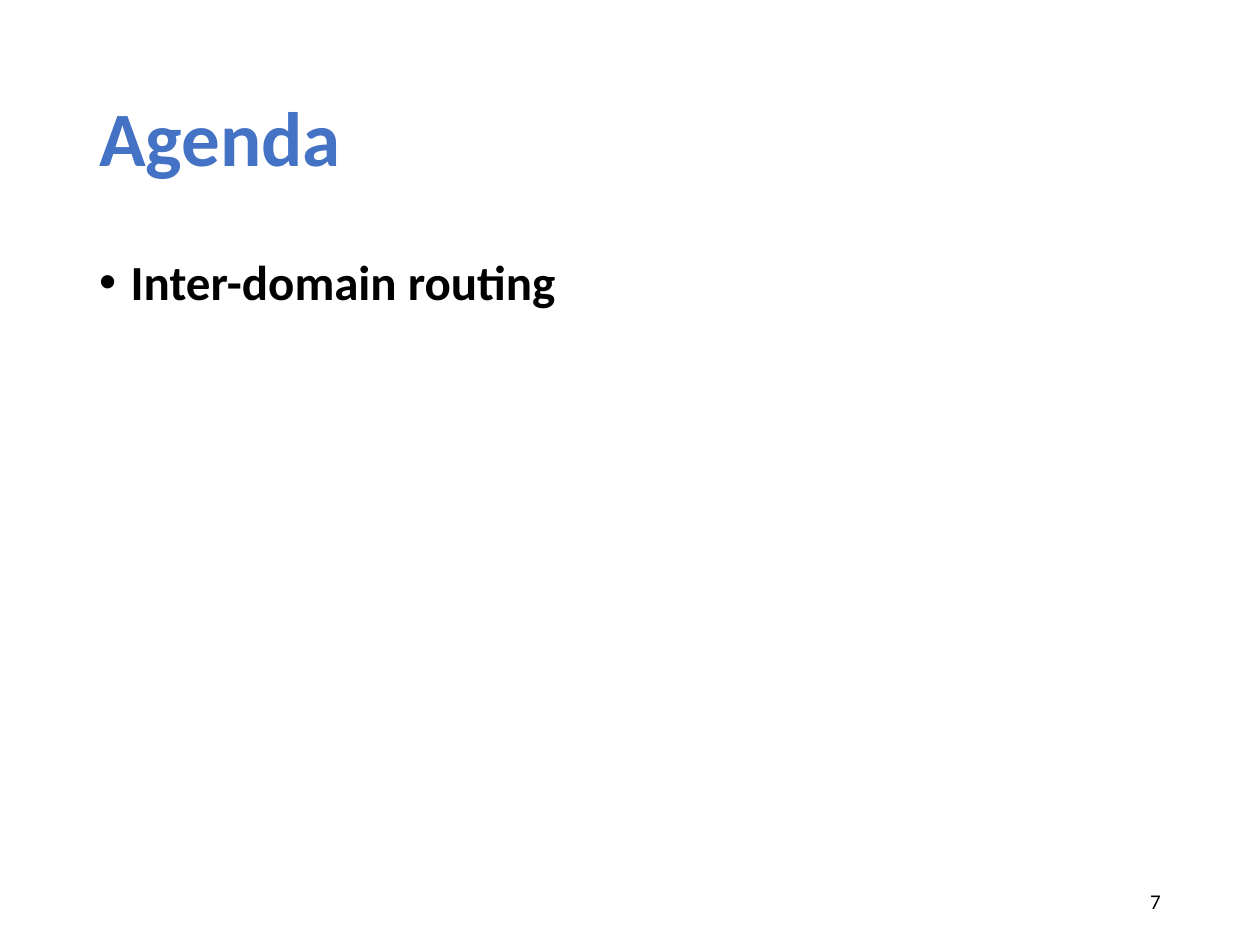
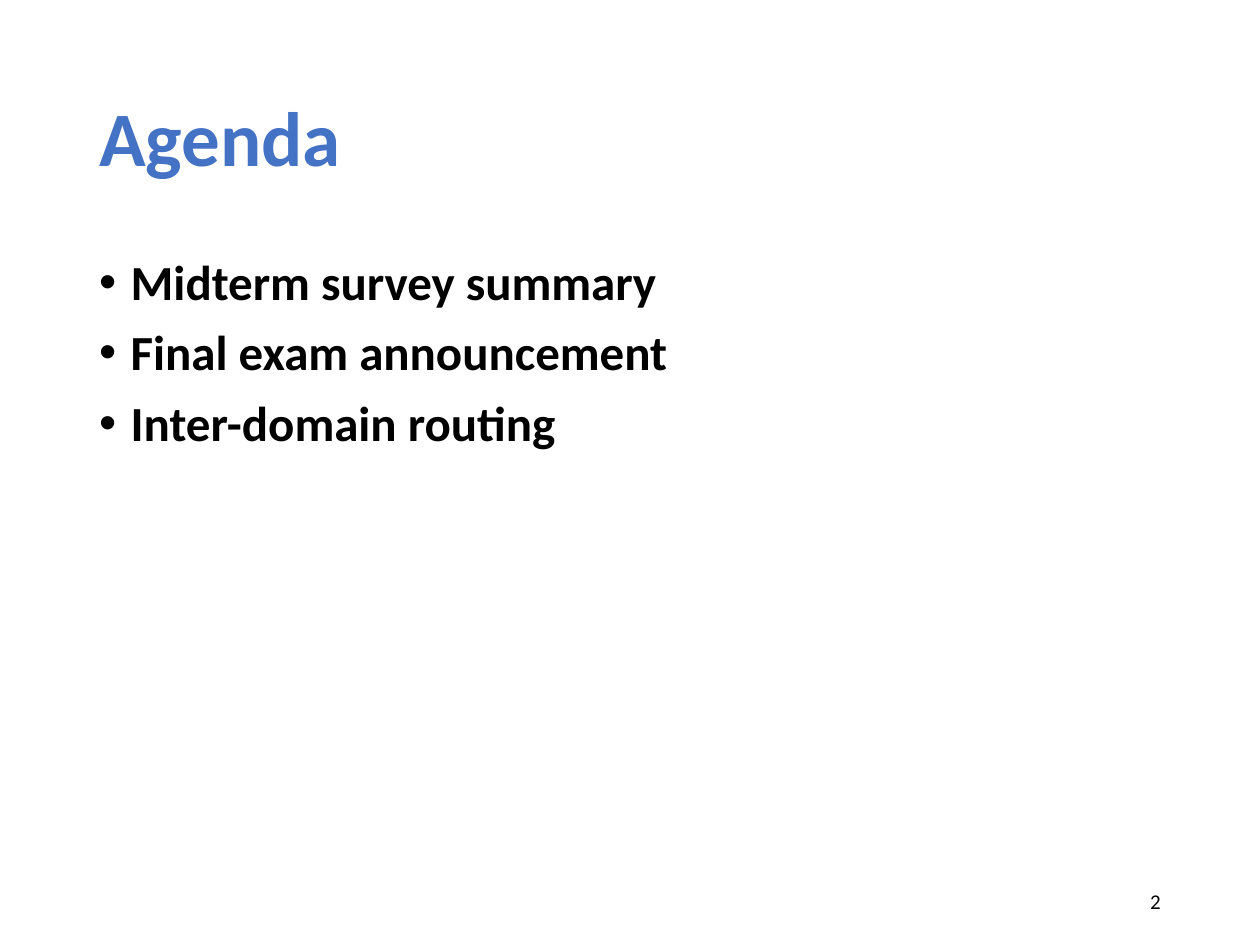
Before and after one commit to xinjin/course-net, a slide deck: slide 2 of slides/lec14_interdomain.pptx (slide 7 before the commit). Drawn at 1260x945 pixels with LibreOffice and Linux fonts; fonts in the diff are those of the drawing. Boxes give left, top, right and bottom in pixels: in the first picture for what was removed or moved away, otherwise in the second. Text is boxed around its words. In the diff, an @@ line names an element or a change of style, - is before the commit and + after.

Commit message:
update

```diff
--- a/slides/lec14_interdomain.pptx
+++ b/slides/lec14_interdomain.pptx
@@ text at (131,265,667,371): paragraphs added @@
+• Midterm survey summary
+• Final exam announcement
@@ page number at (1150,895,1161,909): text changed @@
-7
+2
```
Also in this commit, not shown: 4 slides added, 1 slide removed.
